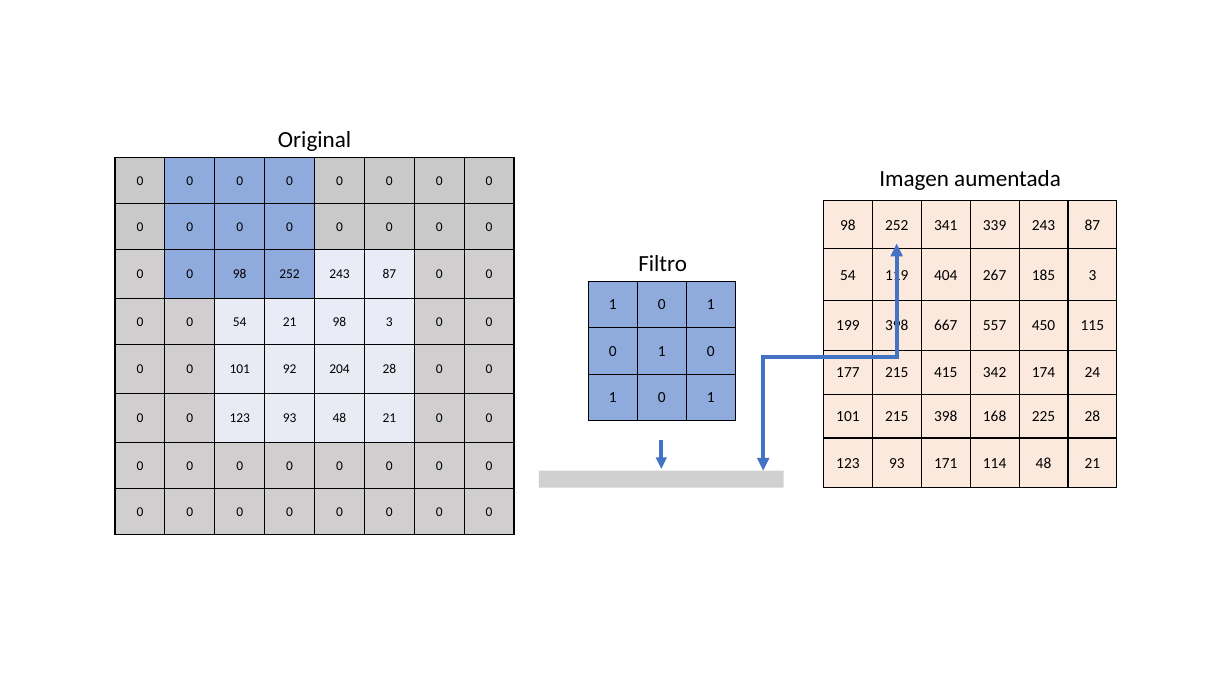
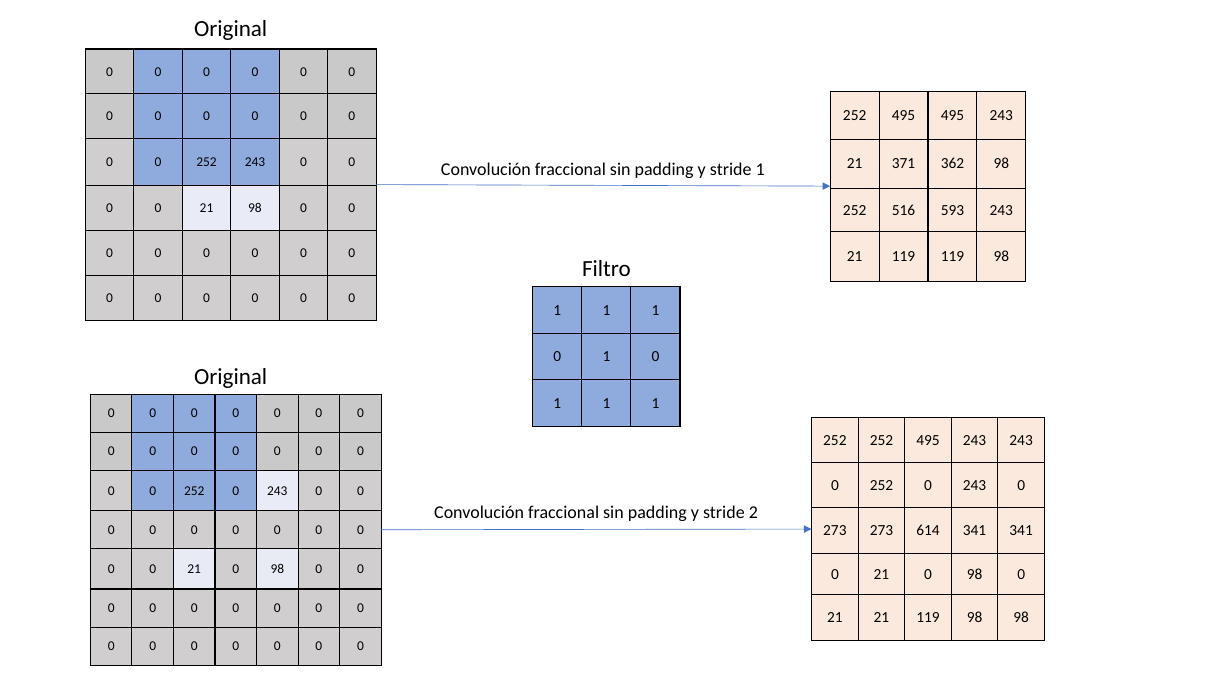
Before and after one commit to ant-mak/tfm, a slide deck: slide 6 of diagrams/CNN_diagrams.pptx. Drawn at 1232x693 pixels with LibreOffice and Linux fonts; fonts in the diff are those of the drawing; grey boxes stand for pictures. Boxes give left, top, right and bottom in pixels: in the first picture for what was removed or moved away, otherwise in the second. Text is boxed around its words. In the diff, an @@ line names an element or a change of style, - is before the commit and + after.

```diff
--- a/diagrams/CNN_diagrams.pptx
+++ b/diagrams/CNN_diagrams.pptx
@@ text "Original": place and size @@
-text "Original" at [278, 131, 351, 151]
+text "Original" at [194, 20, 267, 40]
@@ table added at [85, 49, 373, 320], 6 rows, 6 columns @@
+0 | 0 | 0 | 0 | 0 | 0
+0 | 0 | 0 | 0 | 0 | 0
+0 | 0 | 252 | 243 | 0 | 0
+0 | 0 | 21 | 98 | 0 | 0
+0 | 0 | 0 | 0 | 0 | 0
+0 | 0 | 0 | 0 | 0 | 0
@@ table added at [831, 91, 1027, 282], 4 rows, 4 columns @@
+252 | 495 | 495 | 243
+21 | 371 | 362 | 98
+252 | 516 | 593 | 243
+21 | 119 | 119 | 98
@@ text added at [441, 162, 765, 178], 14 pt, text #000000 @@
+Convolución fraccional sin padding y stride 1
@@ text removed at [879, 170, 1061, 190] @@
-Imagen aumentada
@@ arrow added from (376, 185) to (831, 186), #4472C4 0.5 pt @@
@@ table removed at [823, 201, 1117, 488], 6 rows, 6 columns @@
-98 | 252 | 341 | 339 | 243 | 87
-54 | 119 | 404 | 267 | 185 | 3
-199 | 398 | 667 | 557 | 450 | 115
-177 | 215 | 415 | 342 | 174 | 24
-101 | 215 | 398 | 168 | 225 | 28
-123 | 93 | 171 | 114 | 48 | 21
@@ text "Filtro": place and size @@
-text "Filtro" at [638, 255, 687, 271]
+text "Filtro" at [582, 260, 631, 276]
@@ elbow double arrow removed from (763, 470) to (897, 244) @@
@@ table: place and size @@
-table at [589, 281, 736, 421]
+table at [533, 287, 680, 426]
@@ table at [533, 287, 680, 426] @@
-row 1, column 2: 0
+row 1, column 2: 1
-row 3, column 2: 0
+row 3, column 2: 1
@@ text added at [194, 368, 267, 388], 18 pt, text #000000 @@
+Original
@@ table at [91, 395, 382, 665] @@
-0 | 0 | 0 | 0 | 0 | 0 | 0 | 0
-0 | 0 | 0 | 0 | 0 | 0 | 0 | 0
-0 | 0 | 98 | 252 | 243 | 87 | 0 | 0
-0 | 0 | 54 | 21 | 98 | 3 | 0 | 0
-0 | 0 | 101 | 92 | 204 | 28 | 0 | 0
-0 | 0 | 123 | 93 | 48 | 21 | 0 | 0
-0 | 0 | 0 | 0 | 0 | 0 | 0 | 0
-0 | 0 | 0 | 0 | 0 | 0 | 0 | 0
+0 | 0 | 0 | 0 | 0 | 0 | 0
+0 | 0 | 0 | 0 | 0 | 0 | 0
+0 | 0 | 252 | 0 | 243 | 0 | 0
+0 | 0 | 0 | 0 | 0 | 0 | 0
+0 | 0 | 21 | 0 | 98 | 0 | 0
+0 | 0 | 0 | 0 | 0 | 0 | 0
+0 | 0 | 0 | 0 | 0 | 0 | 0
@@ table: place and size @@
-table at [115, 158, 514, 535]
+table at [91, 395, 382, 665]
@@ table added at [811, 418, 1043, 641], 5 rows, 5 columns @@
+252 | 252 | 495 | 243 | 243
+0 | 252 | 0 | 243 | 0
+273 | 273 | 614 | 341 | 341
+0 | 21 | 0 | 98 | 0
+21 | 21 | 119 | 98 | 98
@@ arrow removed from (662, 440) to (662, 469) @@
@@ picture removed at [539, 470, 784, 488] @@
@@ text added at [434, 505, 758, 521], 14 pt, text #000000 @@
+Convolución fraccional sin padding y stride 2
@@ arrow added from (382, 530) to (811, 530), #4472C4 0.5 pt @@
```
Also in this commit, not shown: 5 other slides changed, 3 other files.
